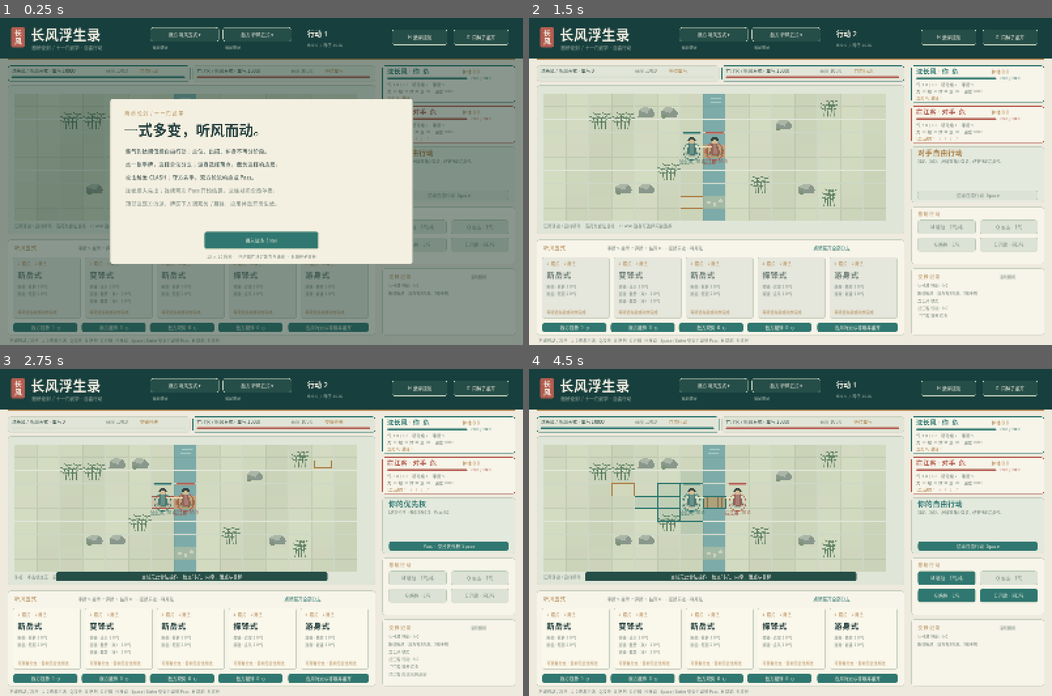
Above: before the commit, frames 1-4 (two rows, left to right).
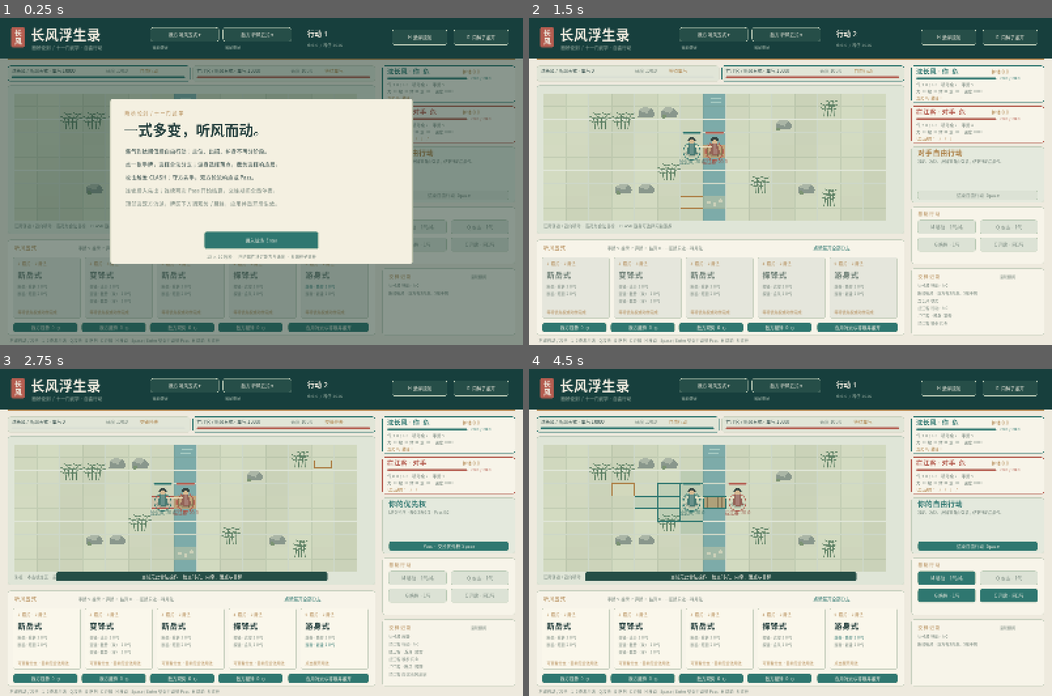
Above: after the commit, the same moments.

Repository: yup-21/game-dev
Game: Godot game, scene res://battle.tscn
Same seed, same stepped clock (60 frames per second), same inputs: the game is played once before the commit and once after it.
Inputs (mouse positions are in pixels of both pictures, inside the frame that each line leads up to):
- Up to frame 1 (0.25 s): no input
- Up to frame 2 (1.5 s): tap Enter at 0.5, 0.6 s; move the mouse to (905, 165) at 0.52 s; click (905, 165) at 0.67 s; tap Space at 0.77 s; move the mouse to (685, 197) at 1.27 s; tap Q at 1.35 s; click (685, 197) at 1.42 s
- Up to frame 3 (2.75 s): tap Space at 1.52 s; move the mouse to (313, 460) at 2.02 s; tap G at 2.1 s; click (313, 460) at 2.17 s
- Up to frame 4 (4.5 s): tap Space at 2.75, 3.02, 3.77 s; move the mouse to (764, 597) at 2.77 s; tap C at 2.85 s; click (764, 597) at 2.92 s; move the mouse to (947, 581) at 3.52 s; tap H at 3.6 s; click (947, 581) at 3.67 s; tap Enter at 4.25 s; move the mouse to (633, 483) at 4.27 s; tap R at 4.35 s; click (633, 483) at 4.42 s

The runs differ from the first frame. In frame 2, less than 0.1% of the frame differs, in the area x 74-85%, y 32-94%; in frame 3, 0.3%, in the area x 58-86%, y 27-92%; in frame 4, 0.1%.
Error before the commit: Invalid call. Nonexistent function 'options' in base 'Nil'. (res://scripts/combat_rules.gd:68)

Commit message:
Connect unified ability framework: battle_model.gd

Diff:
--- a/demos/changfeng-battle/scripts/battle_model.gd
+++ b/demos/changfeng-battle/scripts/battle_model.gd
@@ -13,6 +13,9 @@
 const Turns = preload("res://scripts/turn_manager.gd")
 const Reactions = preload("res://scripts/reaction_controller.gd")
 const Resolver = preload("res://scripts/combat_resolver.gd")
+const Techniques = preload("res://scripts/technique_runtime.gd")
+const Conditions = preload("res://scripts/condition_evaluator.gd")
+const Abilities = preload("res://scripts/ability_system.gd")
 const COLS: int=15
 const ROWS: int=10
 var state
@@ -28,6 +31,9 @@
 var turns
 var reactions
 var resolver
+var techniques
+var conditions
+var abilities
 var _request_serial: int=0
 static var _battle_serial: int=0
 var _busy: bool=false
@@ -55,6 +61,11 @@
 	hooks=Hooks.new()
 	costs=Costs.new(state,hooks)
 	rules=Rules.new(state,cards,costs,hooks,statuses)
+	techniques=Techniques.new(str(options.get("technique_catalog_path","res://data/techniques.json")))
+	conditions=Conditions.new()
+	abilities=Abilities.new(state,cards,costs,rules,techniques,conditions)
+	rules.abilities=abilities
+	rules.conditions=conditions
 	combos=Combos.new(cards,statuses)
 	audit=Events.new(state)
 	turns=Turns.new(state,cards,statuses,visibility)
@@ -62,8 +73,11 @@
 	resolver=Resolver.new(state,cards,costs,rules,hooks,combos,statuses,visibility,audit)
 	resolver.turns=turns
 	resolver.reactions=reactions
+	resolver.techniques=techniques
+	turns.techniques=techniques
 	turns.resolver=resolver
 	reactions.resolver=resolver
+	if cards.load_error.is_empty() and not techniques.load_error.is_empty(): cards.load_error=techniques.load_error
 	if not cards.load_error.is_empty():
 		state.outcome="defeat"
 		state.mode="FINISHED"
@@ -72,6 +86,13 @@
 		return
 	for actor in state.actors:
 		attributes.configure(actor,options.get("attributes",{}).get(actor.id,{}),options.get("passives",{}).get(actor.id,{}))
+		var learned=options.get("techniques",{}).get(actor.id,{})
+		if not learned is Dictionary or not techniques.configure(actor,learned):
+			state.outcome="defeat"
+			state.mode="FINISHED"
+			state.phase="FINISHED"
+			audit.emit("RULE_ERROR",{"text":techniques.load_error})
+			return
 		cards.build_deck(actor,seed)
 		cards.draw(actor,5)
 	for actor in state.actors: visibility.refresh_intel(actor.id,true)
